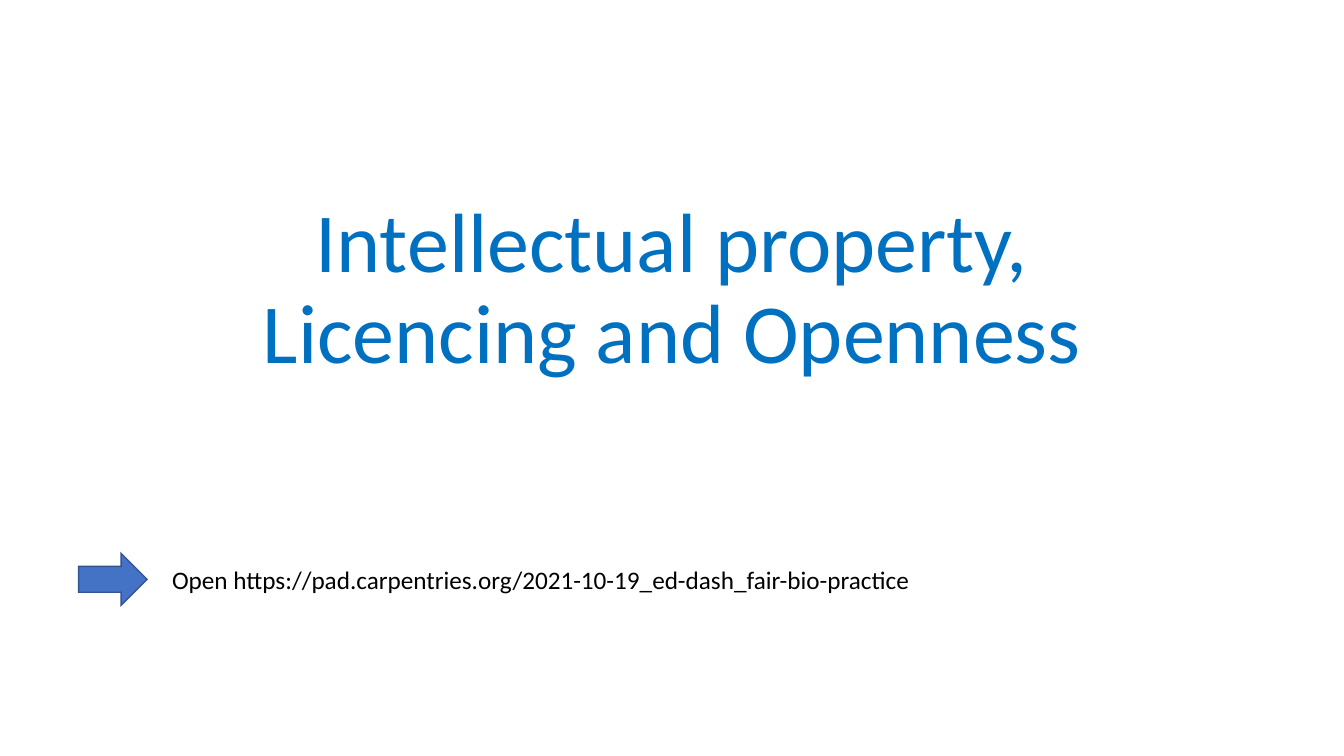
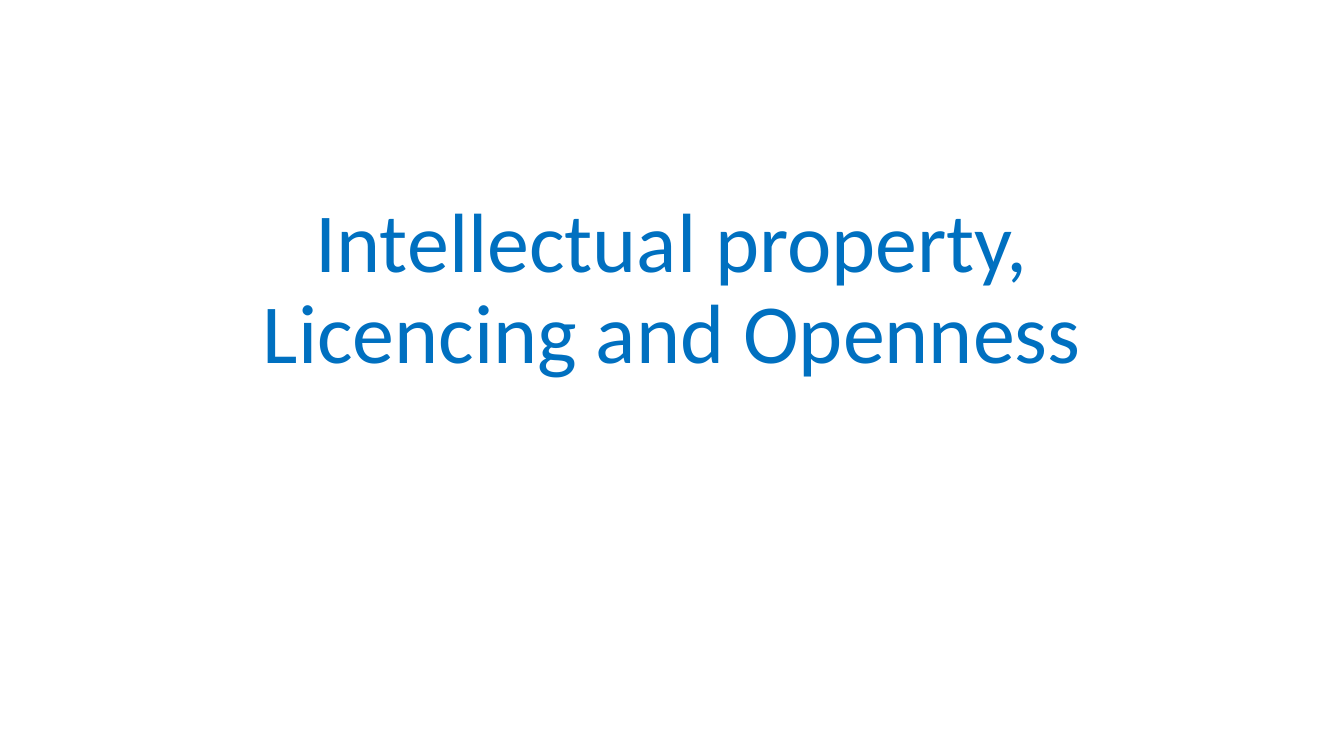
Before and after one commit to carpentries-incubator/fair-bio-practice, a slide deck: slide 1 of instructors/04_IP_Licence.pptx. Drawn at 1344x756 pixels with LibreOffice and Linux fonts; fonts in the diff are those of the drawing; background and template pictures are left out. Boxes give left, top, right and bottom in pixels: in the first picture for what was removed or moved away, otherwise in the second. Text is boxed around its words. In the diff, an @@ line names an element or a change of style, - is before the commit and + after.

```diff
--- a/instructors/04_IP_Licence.pptx
+++ b/instructors/04_IP_Licence.pptx
@@ down arrow removed at (78,554,147,605) @@
@@ text removed at (172,571,908,594) @@
-Open https://pad.carpentries.org/2021-10-19_ed-dash_fair-bio-practice
```
Also in this commit, not shown: 1 slide added, 3 other files.
